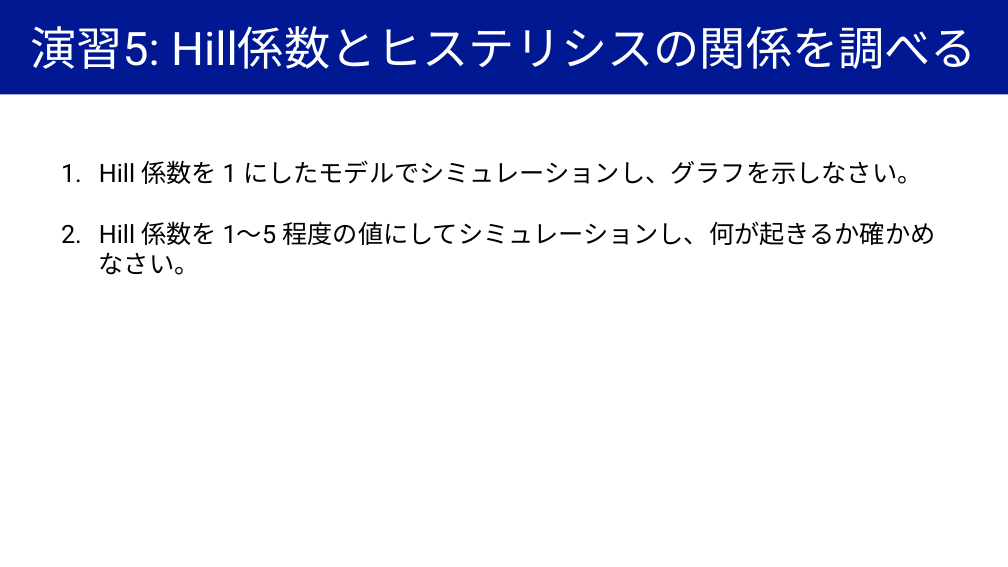
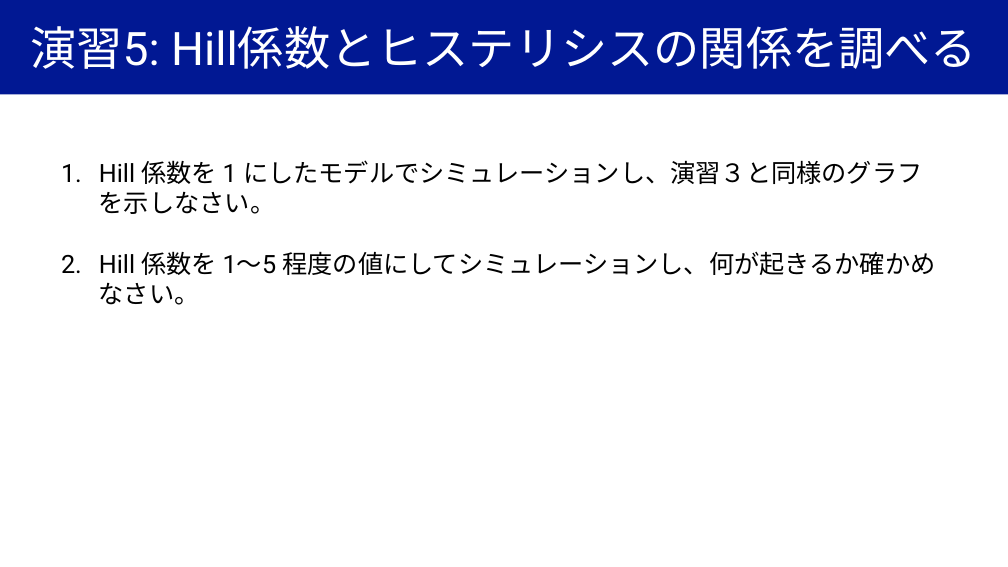
Before and after one commit to YugiLab/Lectures, a slide deck: slide 29 of DS2_2026/Day2/yugi_lecture2_bistability.pptx. Drawn at 1008x567 pixels with LibreOffice and Linux fonts; fonts in the diff are those of the drawing. Boxes give left, top, right and bottom in pixels: in the first picture for what was removed or moved away, otherwise in the second. Text is boxed around its words. In the diff, an @@ line names an element or a change of style, - is before the commit and + after.

```diff
--- a/DS2_2026/Day2/yugi_lecture2_bistability.pptx
+++ b/DS2_2026/Day2/yugi_lecture2_bistability.pptx
@@ text at box(99, 160, 922, 214): text changed @@
-1. Hill 係数を 1 にしたモデルでシミュレーションし、グラフを示しなさい。
+1. Hill 係数を 1 にしたモデルでシミュレーションし、演習３と同様のグラフを示しなさい。
```
Also in this commit, not shown: 3 other slides changed, 1 other file.
